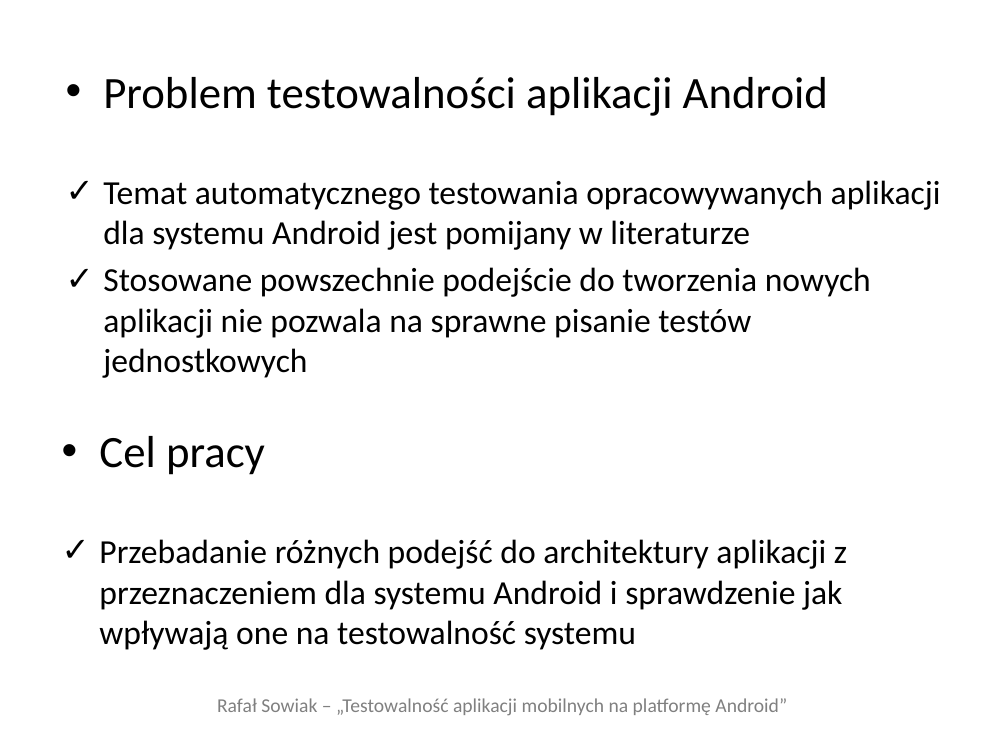
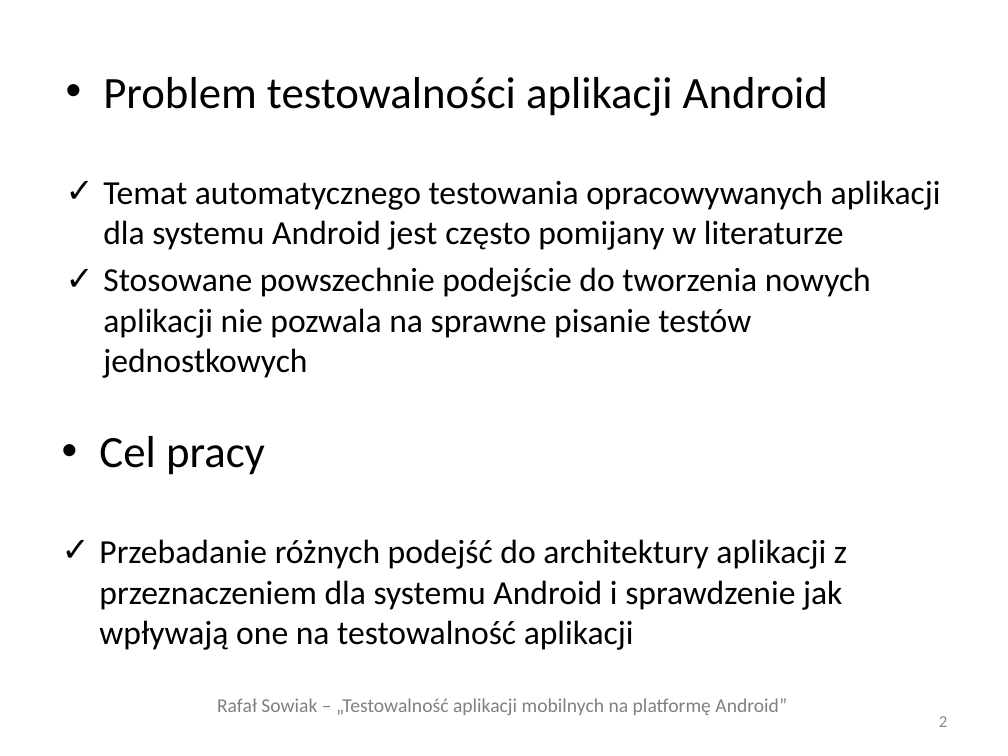
Before and after one commit to adventurewrites/mgr_info, a slide deck: slide 2 of rafal-sowiak-prezentacja-v1.pptx. Drawn at 1008x756 pixels with LibreOffice and Linux fonts; fonts in the diff are those of the drawing. Boxes give left, top, right and bottom in pixels: in the first picture for what was removed or moved away, otherwise in the second. Text is boxed around its words. In the diff, an @@ line names an element or a change of style, - is before the commit and + after.

```diff
--- a/rafal-sowiak-prezentacja-v1.pptx
+++ b/rafal-sowiak-prezentacja-v1.pptx
@@ text at bbox=[103, 180, 941, 250]: text changed @@
-✓ Temat automatycznego testowania opracowywanych aplikacji dla systemu Android jest pomijany w literaturze
+✓ Temat automatycznego testowania opracowywanych aplikacji dla systemu Android jest często pomijany w literaturze
@@ text at bbox=[99, 539, 847, 650]: text changed @@
-✓ Przebadanie różnych podejść do architektury aplikacji z przeznaczeniem dla systemu Android i sprawdzenie jak wpływają one na testowalność systemu
+✓ Przebadanie różnych podejść do architektury aplikacji z przeznaczeniem dla systemu Android i sprawdzenie jak wpływają one na testowalność aplikacji
@@ page number added at bbox=[939, 716, 947, 727], 12 pt, text #8C8C8C @@
+2
```
Also in this commit, not shown: 10 other slides changed, 1 slide added, 4 other files.
